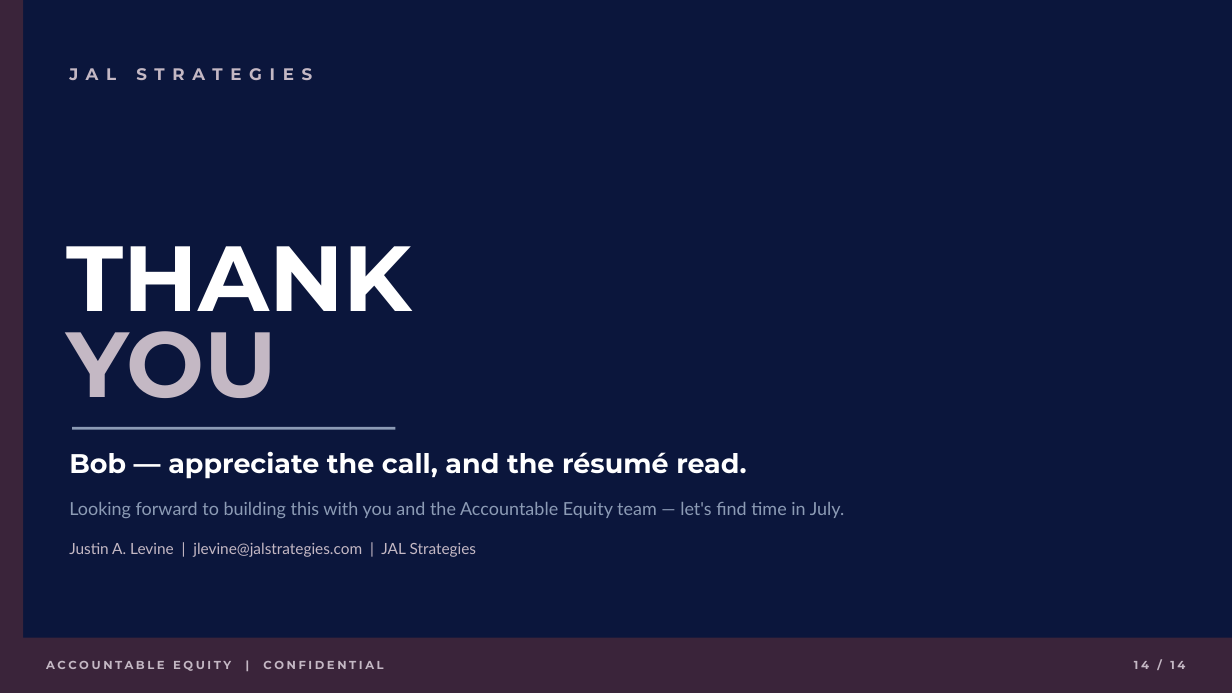
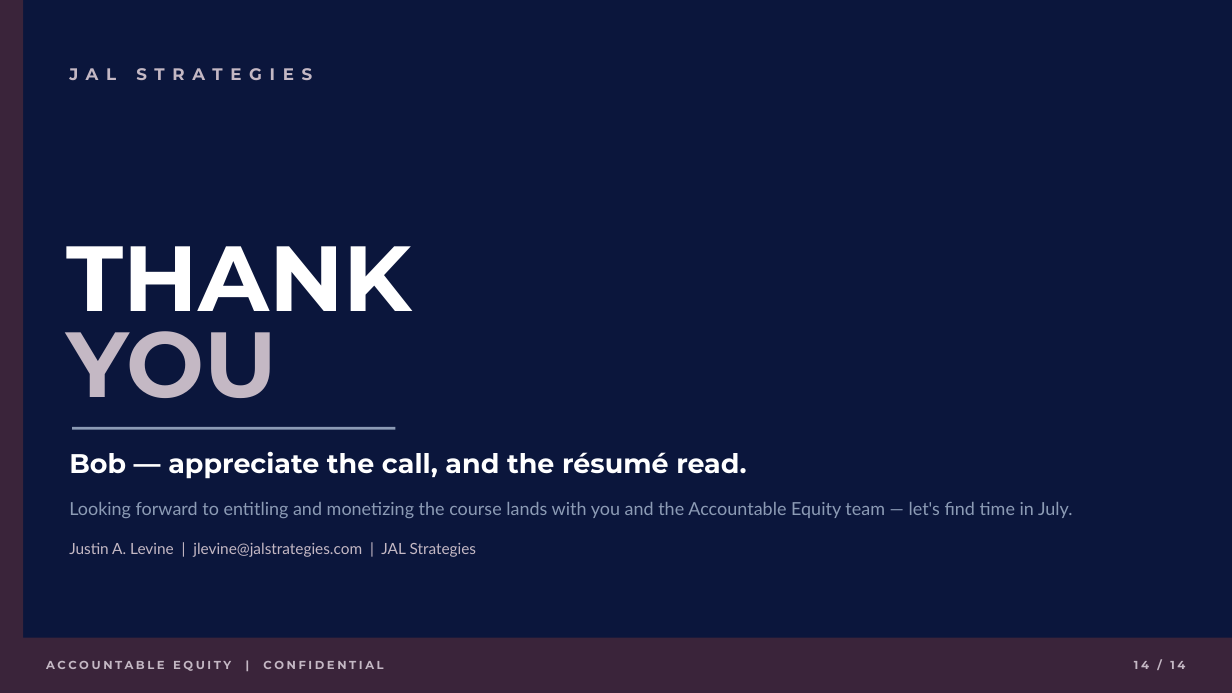
Before and after one commit to jlevine711/Apex, a slide deck: slide 14 of JAL_Accountable_Equity_Proposal.pptx. Drawn at 1232x693 pixels with LibreOffice and Linux fonts; fonts in the diff are those of the drawing. Boxes give left, top, right and bottom in pixels: in the first picture for what was removed or moved away, otherwise in the second. Text is boxed around its words. In the diff, an @@ line names an element or a change of style, - is before the commit and + after.

```diff
--- a/JAL_Accountable_Equity_Proposal.pptx
+++ b/JAL_Accountable_Equity_Proposal.pptx
@@ text at box(69, 502, 1073, 518): text changed @@
-Looking forward to building this with you and the Accountable Equity team — let's find time in July.
+Looking forward to entitling and monetizing the course lands with you and the Accountable Equity team — let's find time in July.
```
Also in this commit, not shown: 10 other slides changed, 2 slides added, 2 slides removed, 2 other files.
